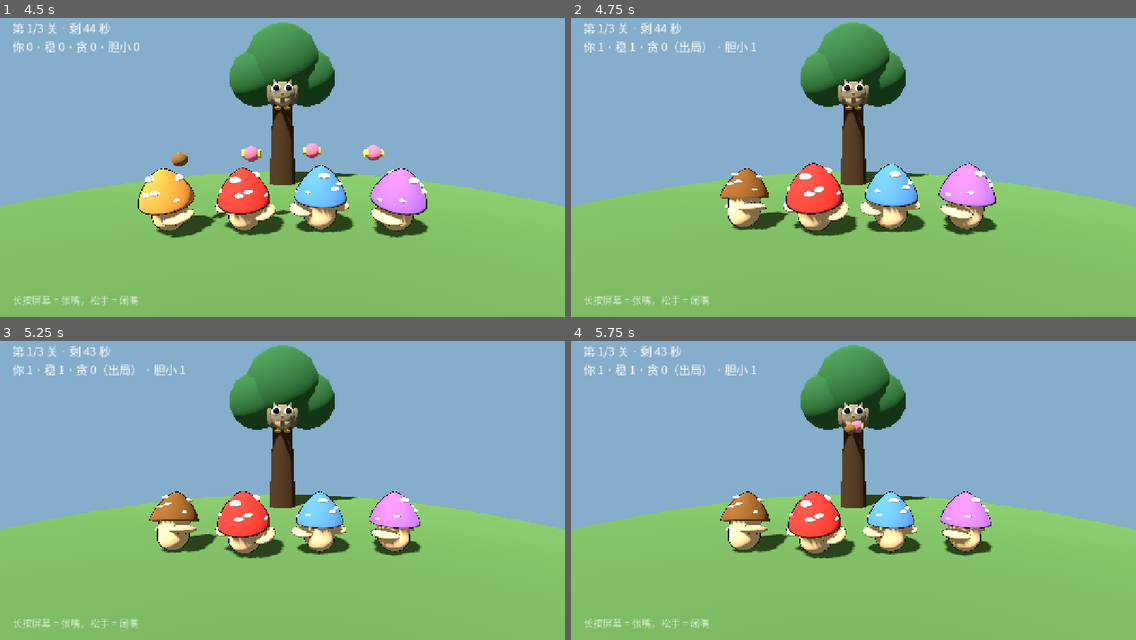
Above: before the commit, frames 1-4 (two rows, left to right).
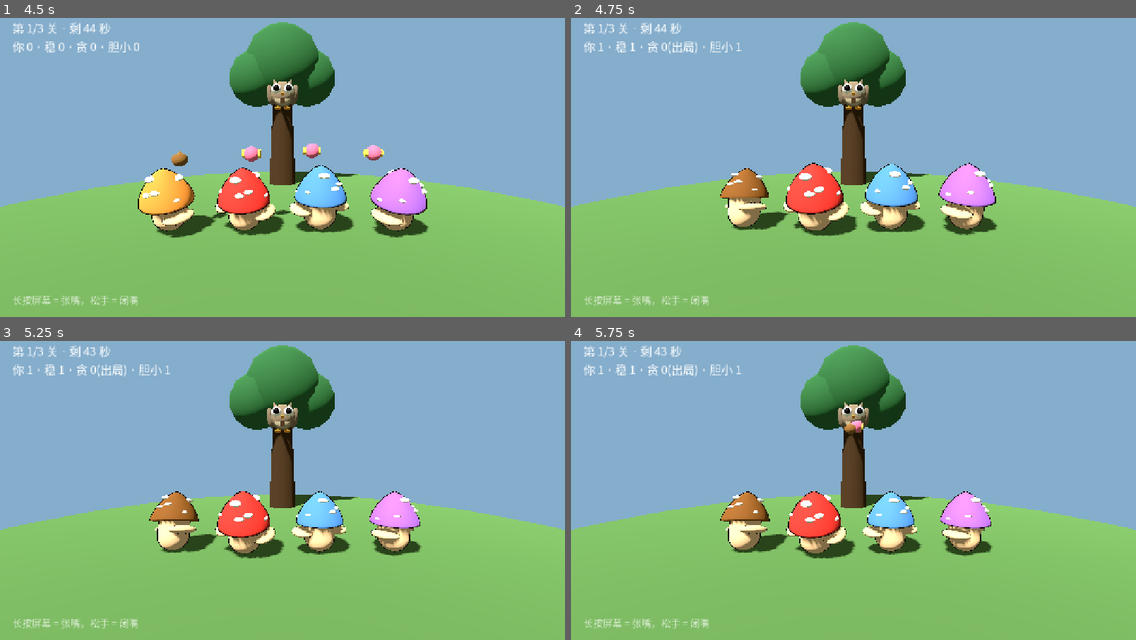
Above: after the commit, the same moments.

Repository: tuzkimo/fungi-party
Game: Godot game, scene res://game/minigame/owl.tscn
Two runs of this game, one before a commit and one after it. Both use one fixed random seed, a clock stepped at 60 frames per second and the inputs below. This scene is started directly instead of the project's main scene.
Inputs (mouse positions are in pixels of both pictures, inside the frame that each line leads up to):
- Up to frame 1 (4.5 s): tap Enter at 0.5, 2.75 s; move the mouse to (406, 143) at 0.52 s; hold D (move_right) 0.53-1.25 s; hold Space (jump) 0.53-1.25 s; click (406, 143) at 0.67 s; drag from (169, 173) to (254, 221) at 1.27 s; tap Space (jump) at 2, 2.3, 3.5, 3.77, 3.8, 4.07 s; move the mouse to (339, 89) at 2.02 s; hold D (move_right) 2.03-2.75 s; hold Shift (run) 2.03-2.75 s; drag from (254, 221) to (113, 110) at 2.77 s; move the mouse to (452, 206) at 3.52 s; hold A (move_left) 3.53-4.25 s; hold Ctrl (orbit) 3.53-4.25 s; drag from (113, 110) to (197, 77) at 4.27 s
- Up to frame 2 (4.75 s): no input
- Up to frame 3 (5.25 s): move the mouse to (310, 481) at 5.02 s; hold S (move_back) from 5.03 s (still down); hold Space (jump) from 5.03 s (still down); click (310, 481) at 5.17 s
- Up to frame 4 (5.75 s): keep holding S (move_back); keep holding Space (jump)

Frame 1 is identical in both runs. In frame 2, 0.3% of the frame differs, in the area x 17-33%, y 7-13%; in frame 3, 0.3%; in frame 4, 0.3%.

Commit message:
修双人实测的四个问题
- 帐篷：二号位加入后多一行「你 / 2P」，换的角色和皮肤落到那个人身上
  （二号位走 Party.set_body/set_skin，只活在这次运行里，不动存档）；
  睡觉和换衣服并排，腾出高度让衣柜最后一档不再出屏
- 森林：两个人谁推摇杆谁带队，镜头交给带队那个（CamRig.set_active），
  一号位停手时二号位能抢到方向盘；睡觉时两个人一起并排躺下
- 双人赛跑：冲刺键从摇杆那半边挪到自己的跳跃键头上，和单人同一套相对位置
- 乱码：衣柜的「？？？」和猫头鹰的「（出局）」改成 ASCII 标点，
  真机系统字体上没有全角问号/括号，会渲染成写着 FF1F 的豆腐块
- 找某一号座位的玩家统一走 Player.of_seat()，别拿玩家组里第一个凑数

Diff:
--- a/game/camera/cam_rig.gd
+++ b/game/camera/cam_rig.gd
@@ -26,6 +26,13 @@
 func _ready() -> void:
 	# 相机是 Player 的子节点，不脱钩就会跟着角色转身一起甩。
 	top_level = true
+
+
+## 森林里领队会换人（谁推摇杆谁带队）：熄掉的那台不算射线、不抢拖动事件。
+func set_active(on: bool) -> void:
+	_camera.current = on
+	set_physics_process(on)
+	set_process_unhandled_input(on)
 
 
 func _find_touch() -> void:
--- a/game/config.gd
+++ b/game/config.gd
@@ -57,7 +57,7 @@
 const CLASSROOM_PATH := "res://game/minigame/classroom.tscn"
 const FOREST_PATH := "res://game/main.tscn"
 
-# v6 同屏双人：二号位在森林里跟着走（不读输入）
+# v6 同屏双人：森林里谁推摇杆谁带队，另一个跟在侧后方
 const PARTY_FOLLOW_GAP := 1.2     # 目标点在一号位身后多远
 ## 侧面让开这么多：正后方会夹在相机和一号位中间，被拍成一张糊满屏的大脸
 const PARTY_FOLLOW_SIDE := 1.1
--- a/game/main.gd
+++ b/game/main.gd
@@ -1,10 +1,12 @@
 extends Node3D
 
 ## 森林（主场景）：同屏双人的二号位在这里生灭，别的地方都不管。
+## 两个人谁推摇杆谁带队：领队自由走、另一个人跟在他身后，镜头跟着领队。
 ## 返回键维持「直接退出游戏」的老行为（赛跑场景自己处理返回键，所以全局关掉了 quit_on_go_back）。
 
 const PLAYER_SCENE := "res://game/player/mushroom.tscn"
 
+var _first: Player = null
 var _second: Player = null
 
 @onready var _join_panel: JoinPanel = $JoinPanel
@@ -14,7 +16,25 @@
 func _ready() -> void:
 	_join_panel.join_pressed.connect(_on_join)
 	_join_panel.leave_pressed.connect(_on_leave)
+	_first = Player.of_seat(get_tree(), 0)
 	_spawn_second()
+
+
+## 领队没推摇杆、另一个人推了，就把方向盘交出去（镜头一并换到新领队身上）。
+func _physics_process(_delta: float) -> void:
+	if _first == null or _second == null:
+		return
+	var lead := _lead()
+	var other := _second if lead == _first else _first
+	if Player.should_swap(lead.wants_to_lead(), other.wants_to_lead()):
+		lead.leader = other
+		lead.set_leading(false)
+		other.leader = null
+		other.set_leading(true)
+
+
+func _lead() -> Player:
+	return _second if _first.leader != null else _first
 
 
 func _on_join(body_id: String, skin_id: String) -> void:
@@ -25,6 +45,10 @@
 func _on_leave() -> void:
 	Party.leave()
 	if _second != null:
+		# 二号位可能正在带队：把方向盘和镜头还给一号位
+		if _first != null:
+			_first.leader = null
+			_first.set_leading(true)
 		_second.queue_free()
 		_second = null
 
@@ -33,13 +57,14 @@
 func _spawn_second() -> void:
 	if _second != null or not Party.joined():
 		return
-	var first := get_tree().get_first_node_in_group("player") as Player
+	var first := Player.of_seat(get_tree(), 0)
 	if first == null:
 		return
+	_first = first
 	var second := load(PLAYER_SCENE).instantiate() as Player
 	second.name = "Player2"
 	second.seat = 1
-	# leader 必须在 add_child 之前给：_ready 里靠它决定要不要造相机
+	# leader 必须在 add_child 之前给：_ready 里靠它决定拿不拿镜头
 	second.leader = first
 	# 位置也必须先摆好再入树：先入树会在原点登记碰撞体，第一帧和一号位重叠，
 	# 两台一起被顶开 —— 一号位会被顶到二号位头上，然后被一路推着走
--- a/game/main.tscn
+++ b/game/main.tscn
@@ -23,9 +23,6 @@
 visible = false
 
 [node name="TouchControls" parent="." instance=ExtResource("3_touch")]
-
-[node name="Surface" parent="TouchControls" index="0"]
-duo = false
 
 [node name="ShopPanel" type="CanvasLayer" parent="."]
 script = ExtResource("4_shop")
--- a/game/minigame/owl_ui.gd
+++ b/game/minigame/owl_ui.gd
@@ -190,7 +190,7 @@
 	for i in scores.size():
 		var name := String(_names[i]) if i < _names.size() else str(i)
 		var out := bool(outs[i]) if i < outs.size() else false
-		parts.append("%s %d%s" % [name, int(scores[i]), "（出局）" if out else ""])
+		parts.append("%s %d%s" % [name, int(scores[i]), "(出局)" if out else ""])
 	_hud.text = "%s\n%s" % [head, " · ".join(parts)]
 
 
@@ -208,7 +208,7 @@
 	var lines := PackedStringArray()
 	for row in rows:
 		var mark := "▶ " if bool(row.get("human", false)) else "　"
-		var out := "（出局）" if bool(row.get("out", false)) else ""
+		var out := "(出局)" if bool(row.get("out", false)) else ""
 		lines.append("%s%s　%d 分%s" % [mark, String(row["name"]), int(row["score"]), out])
 	_rows.text = "
 ".join(lines)
--- a/game/minigame/race_ui.gd
+++ b/game/minigame/race_ui.gd
@@ -15,8 +15,8 @@
 ## 冲刺按钮圆心离锚点的偏移，和跳跃按钮（圆心约 -176,-176）拉开距离，
 ## 免得一次点按既算跳又算冲刺。
 const DASH_CENTER := Vector2(-300.0, -340.0)
-## 双人：冲刺键各在自己那半边、摇杆上方
-const DUO_DASH_CENTER := Vector2(200.0, -390.0)
+## 双人：冲刺键压在自己跳跃键上方（相对位置跟单人一样），不在摇杆那半边
+const DUO_DASH_OFFSET := Vector2(70.0, 340.0)
 
 var _time := 0.0
 var _rank := 1
@@ -102,8 +102,11 @@
 		var dash := DashButton.new()
 		dash.name = "Dash%d" % i
 		if Party.joined():
-			_place(dash, Control.PRESET_BOTTOM_LEFT if i == 0 else Control.PRESET_BOTTOM_RIGHT,
-				DUO_DASH_CENTER * (1.0 if i == 0 else Vector2(-1.0, 1.0)))
+			# 贴着中线左边/右边的那个跳跃键，压在它头上
+			var side := -1.0 if i == 0 else 1.0
+			_place(dash, Control.PRESET_CENTER_BOTTOM, Vector2(
+				(TouchControls.CENTER_GAP + DUO_DASH_OFFSET.x) * side, -DUO_DASH_OFFSET.y
+			))
 		else:
 			_place(dash, Control.PRESET_BOTTOM_RIGHT, DASH_CENTER)
 		var player := i
--- a/game/player/player.gd
+++ b/game/player/player.gd
@@ -4,8 +4,8 @@
 ## 编排层：读输入、走 Movement 的数学、驱动外观动画。
 ## 不引用任何具体 mesh 节点名字，只认 MushroomMesh 的 scale / position。
 ##
-## 同屏双人里二号位是同一个类：seat = 1、leader = 一号位。有 leader 就不读输入、
-## 不带相机，一路追到 leader 身后 —— 森林里只有一个人操控移动。
+## 同屏双人里二号位是同一个类：seat = 1、leader = 一号位。有 leader 就追到 leader 身后。
+## 森林里谁推摇杆谁带队（镜头跟着带队的那个），见 main.gd 的 _physics_process。
 
 @onready var _visual: MushroomMesh = $MushroomMesh
 @onready var _cam: CamRig = $CamRig
@@ -38,6 +38,22 @@
 	if offset.length() <= stop:
 		return Vector3.ZERO
 	return offset.normalized()
+
+
+## 抢方向盘：现在的领队没推摇杆、另一个人推了，就该换人带队。
+static func should_swap(lead_input: bool, other_input: bool) -> bool:
+	return other_input and not lead_input
+
+
+## 某号座位的玩家（森林里可能同时有两个，别拿组里第一个凑数）。
+static func of_seat(tree: SceneTree, seat: int) -> Player:
+	if tree == null:
+		return null
+	for node in tree.get_nodes_in_group("player"):
+		var player := node as Player
+		if player != null and player.seat == seat:
+			return player
+	return null
 
 
 ## 跟随者要去的点：leader 身后 gap 米、往侧面再让开 side 米。
@@ -54,11 +70,20 @@
 func _ready() -> void:
 	Controls.ensure()
 	add_to_group("player")
-	if leader != null and _cam != null:
-		# 跟随者没有镜头：多一条相机只会白做每帧的射线，还会抢拖动事件
-		_cam.free()
-		_cam = null
+	set_leading(leader == null)
 	apply_skin()
+
+
+## 带队的人拿镜头；跟着的那个把镜头熄掉，别白做射线、也别抢拖动事件。
+func set_leading(leading: bool) -> void:
+	if _cam != null:
+		_cam.set_active(leading)
+
+
+## 自己这一帧推了摇杆没有。跟随者只认自己那半边。
+func wants_to_lead() -> bool:
+	_find_touch()
+	return _read_input().length() > 0.05
 
 
 ## 按会话状态把外观刷成「该座位玩家戴着的皮肤 + 选的角色」。
@@ -121,20 +146,22 @@
 	_animate(horizontal.length(), delta)
 
 
-## 摇杆优先，键盘兜底。
+## 摇杆优先，键盘只给一号位兜底。
 func _read_input() -> Vector2:
-	var input := Input.get_vector("move_left", "move_right", "move_forward", "move_back")
-	if _touch != null and _touch.move(0).length() > 0.05:
-		input = _touch.move(0)
+	var input := Vector2.ZERO
+	if seat == 0:
+		input = Input.get_vector("move_left", "move_right", "move_forward", "move_back")
+	if _touch != null and _touch.move(seat).length() > 0.05:
+		input = _touch.move(seat)
 	return input
 
 
 ## 动作键记的是「按着」，跳跃要的是「这一帧刚按下」，边沿检测在这做。
 func _take_touch_jump() -> bool:
-	var want := Input.is_action_just_pressed("jump")
+	var want := seat == 0 and Input.is_action_just_pressed("jump")
 	if _touch == null:
 		return want
-	var held := _touch.held(0)
+	var held := _touch.held(seat)
 	if held and not _prev_touch_held:
 		want = true
 	_prev_touch_held = held
--- a/game/systems/party.gd
+++ b/game/systems/party.gd
@@ -42,3 +42,16 @@
 		var data := Save.read()
 		return {"body": str(data["character"]), "skin": str(data["equipped"])}
 	return _second.duplicate()
+
+
+## 帐篷里给二号位换形象：只改会话状态，不写盘（存档是单人的）。
+static func set_body(body_id: String) -> void:
+	if _second.is_empty():
+		return
+	_second["body"] = BodyCatalog.normalize(body_id)
+
+
+static func set_skin(skin_id: String) -> void:
+	if _second.is_empty():
+		return
+	_second["skin"] = skin_id
--- a/game/ui/meal_panel.gd
+++ b/game/ui/meal_panel.gd
@@ -87,7 +87,7 @@
 	var ok := bool(Day.meal(stamina, meals, coins)["ok"])
 	_eat.disabled = _busy or not ok
 	if ok:
-		_eat.text = "吃一份（%d 币）" % Config.MEAL_COINS
+		_eat.text = "吃一份(%d 币)" % Config.MEAL_COINS
 	elif meals >= Config.MEALS_PER_DAY:
 		_eat.text = "今天吃够了"
 	elif coins < Config.MEAL_COINS:
--- a/game/ui/tent_panel.gd
+++ b/game/ui/tent_panel.gd
@@ -1,14 +1,17 @@
 class_name TentPanel
 extends CanvasLayer
 
-## 走到帐篷口才出现的浮层：睡觉、换帽子。每帧惰性找 tent：场景往返后旧引用会失效。
+## 走到帐篷口才出现的浮层：睡觉、换角色、换帽子。每帧惰性找 tent：场景往返后旧引用会失效。
+## 二号位加入后多一行座位按钮：换的是他那个人的形象（只活在这次运行里，不写盘）。
 
 var _root: Control
 var _stamina: Label
 var _sleep: Button
 var _clothes: Button
+var _seats: HBoxContainer
 var _skins: VBoxContainer
 var _characters: HBoxContainer
+var _seat := 0
 var _built_key := ""
 var _character_key := ""
 
@@ -49,21 +52,38 @@
 	_stamina.horizontal_alignment = HORIZONTAL_ALIGNMENT_CENTER
 	box.add_child(_stamina)
 
+	# 座位行：单人时不出现；双人就选「换谁的形象」
+	_seats = HBoxContainer.new()
+	_seats.add_theme_constant_override("separation", 10)
+	_seats.alignment = BoxContainer.ALIGNMENT_CENTER
+	for seat in Party.MAX:
+		var button := Button.new()
+		button.text = Party.name_of(seat)
+		button.custom_minimum_size = Vector2(120.0, 48.0)
+		button.pressed.connect(_on_pick_seat.bind(seat))
+		UIStyle.style_button(button)
+		_seats.add_child(button)
+	box.add_child(_seats)
+
 	_sleep = Button.new()
 	_sleep.text = "睡到早上"
-	_sleep.custom_minimum_size = Vector2(240.0, 64.0)
-	_sleep.size_flags_horizontal = Control.SIZE_SHRINK_CENTER
+	_sleep.custom_minimum_size = Vector2(240.0, 56.0)
 	_sleep.pressed.connect(_on_sleep)
 	UIStyle.style_button(_sleep)
-	box.add_child(_sleep)
 
 	_clothes = Button.new()
 	_clothes.text = "换衣服"
-	_clothes.custom_minimum_size = Vector2(240.0, 64.0)
-	_clothes.size_flags_horizontal = Control.SIZE_SHRINK_CENTER
+	_clothes.custom_minimum_size = Vector2(240.0, 56.0)
 	_clothes.pressed.connect(_on_clothes)
 	UIStyle.style_button(_clothes)
-	box.add_child(_clothes)
+
+	# 两个动作并排：衣柜展开后已经很满，再分两行最后一档皮肤就出屏了
+	var actions := HBoxContainer.new()
+	actions.alignment = BoxContainer.ALIGNMENT_CENTER
+	actions.add_theme_constant_override("separation", 12)
+	actions.add_child(_sleep)
+	actions.add_child(_clothes)
+	box.add_child(actions)
 
 	# 角色不折叠：它跟皮肤不是一个东西（皮肤是收藏，角色是「我是谁」），藏在二级菜单里会找不到
 	_characters = HBoxContainer.new()
@@ -93,14 +113,26 @@
 func _refresh() -> void:
 	var data := Save.read()
 	_stamina.text = "体力 %d/%d" % [int(data["stamina"]), Config.STAMINA_MAX]
-	if str(data["character"]) != _character_key:
-		_character_key = str(data["character"])
-		_build_character_buttons(_character_key)
-	# _process 每帧都调这里，按钮只在已拥有/穿戴变了时才重建
-	var key := "%s|%s" % [str(data["owned"]), str(data["equipped"])]
+	_sync_seats()
+	var look := Party.look(_seat)
+	var character_key := "%d|%s" % [_seat, str(look["body"])]
+	if character_key != _character_key:
+		_character_key = character_key
+		_build_character_buttons(str(look["body"]))
+	# _process 每帧都调这里，按钮只在已拥有/穿戴/座位变了时才重建
+	var key := "%d|%s|%s" % [_seat, str(data["owned"]), str(look["skin"])]
 	if _skins.visible and key != _built_key:
 		_built_key = key
-		_build_skin_buttons(data)
+		_build_skin_buttons(data, str(look["skin"]))
+
+
+## 二号位不在就藏座位行、回到一号位。
+func _sync_seats() -> void:
+	_seats.visible = Party.joined()
+	if not _seats.visible:
+		_seat = 0
+	for i in _seats.get_child_count():
+		(_seats.get_child(i) as Button).disabled = i == _seat
 
 
 ## 角色一行：免费换，当前的那个按下不动。
@@ -124,11 +156,10 @@
 
 
 ## 一行一档，档位名在行首，按钮带档位描边色。
-func _build_skin_buttons(data: Dictionary) -> void:
+func _build_skin_buttons(data: Dictionary, equipped: String) -> void:
 	for child in _skins.get_children():
 		child.queue_free()
 
-	var equipped := str(data["equipped"])
 	var owned := data["owned"] as PackedStringArray
 	_add_skin_button(_skin_row("默认", Color(0.62, 0.60, 0.64)), "红帽", "", true, equipped == "")
 	for group in SkinCatalog.group_by_rarity():
@@ -138,7 +169,7 @@
 			var has := owned.has(skin.id)
 			_add_skin_button(
 				row,
-				skin.display_name if has else "？？？",
+				skin.display_name if has else "???",
 				skin.id,
 				has,
 				equipped == skin.id,
@@ -160,7 +191,8 @@
 	return row
 
 
-## owned 为假的就是还没抽到：显示「？？？」，点不动，描边减淡。
+## owned 为假的就是还没抽到：显示「???」，点不动，描边减淡。
+## 用半角问号：全角 ？ 在真机系统字体上是豆腐块（见 UIStyle.theme）。
 func _add_skin_button(row: HBoxContainer, text: String, skin_id: String, has: bool, worn: bool) -> void:
 	var button := Button.new()
 	button.text = text
@@ -192,21 +224,40 @@
 	_refresh()
 
 
+## 座位变了：角色行和皮肤行都重建成那个人的。
+func _on_pick_seat(seat: int) -> void:
+	_seat = seat
+	_character_key = ""
+	_built_key = ""
+	_refresh()
+
+
 func _on_pick_character(character_id: String) -> void:
-	if not Save.set_character(character_id):
+	if _seat == 0:
+		if not Save.set_character(character_id):
+			return
+	else:
+		Party.set_body(character_id)
+	_apply_look()
+	_character_key = ""
+	_refresh()
+
+
+func _on_wear(skin_id: String) -> void:
+	if _seat == 0:
+		if not Save.equip(skin_id):
+			return
+	else:
+		Party.set_skin(skin_id)
+	_apply_look()
+	_built_key = ""
+	_refresh()
+
+
+## 只刷改的那一位的外观：另一个人不该跟着变。
+func _apply_look() -> void:
+	if not is_inside_tree():
 		return
-	var player := get_tree().get_first_node_in_group("player") as Player
+	var player := Player.of_seat(get_tree(), _seat)
 	if player != null:
 		player.apply_skin()
-	_character_key = ""
-	_refresh()
-
-
-func _on_wear(skin_id: String) -> void:
-	if not Save.equip(skin_id):
-		return
-	var player := get_tree().get_first_node_in_group("player") as Player
-	if player != null:
-		player.apply_skin()
-	_built_key = ""
-	_refresh()
--- a/game/ui/touch_controls.gd
+++ b/game/ui/touch_controls.gd
@@ -4,7 +4,6 @@
 ## 每个玩家一组「摇杆 + 动作键」，按 finger index 各认各的手指。
 ## 单人：摇杆左下、动作键右下（老布局，手感不动）。
 ## 双人：一号位摇杆贴最左、动作键在中线左边；二号位镜像 —— 两人各用自己那半边。
-## 森林里二号位不走路，那张场景把 duo 关掉，只画一号位那一组。
 
 const STICK_RADIUS := 110.0
 const ACTION_RADIUS := 56.0
@@ -14,7 +13,7 @@
 ## 双人时动作键离屏幕中线多远：两个键之间的空隙就由它决定
 const CENTER_GAP := 170.0
 
-## 关掉 = 只摆一号位那一组（森林用）
+## 关掉 = 只摆一号位那一组
 @export var duo := true
 
 
@@ -28,6 +27,8 @@
 
 
 var _arms: Array[Arm] = []
+## 上次布局是为几个人摆的：二号位随时加入/离队，人数一变就得重摆
+var _laid_out_for := -1
 
 
 static func safe_insets(screen: Vector2i, safe: Rect2i, viewport: Vector2) -> Vector2:
@@ -69,6 +70,11 @@
 	_layout()
 
 
+func _process(_delta: float) -> void:
+	if Party.count() != _laid_out_for:
+		_layout()
+
+
 func _notification(what: int) -> void:
 	if what == NOTIFICATION_RESIZED:
 		_layout()
@@ -82,6 +88,7 @@
 	)
 	# duo 只表示「这张场景允许双人」；真的摆两组还得有人坐在二号位
 	var centers := TouchControls.arm_centers(view, insets, duo and Party.joined())
+	_laid_out_for = Party.count()
 	# 组数变了（森林 ↔ 小游戏）就把多余的手指状态丢掉，别留着一个按死的键
 	while _arms.size() > centers.size():
 		var dropped: Arm = _arms.pop_back()
--- a/game/ui/ui_style.gd
+++ b/game/ui/ui_style.gd
@@ -2,6 +2,8 @@
 
 ## 三个浮层（教室 HUD、商店、校门）共用的外观：
 ## 系统字体（默认字体没有中文字形）、深色面板、看得见的按钮底。
+## 系统字体不是自家的：动态拼进去的文字只用 ASCII 标点（??? 与半角括号），
+## 全角的 ？ （） 在真机上是豆腐块（框里写着 FF1F）。
 
 const BUTTON_COLORS := {
 	"normal": Color(0.24, 0.22, 0.26),
--- a/game/world/day_loop.gd
+++ b/game/world/day_loop.gd
@@ -85,16 +85,23 @@
 	sleeping = true
 	changed.emit()
 
-	var player := get_tree().get_first_node_in_group("player") as Node3D
+	var players: Array[Node3D] = []
+	for body in get_tree().get_nodes_in_group("player"):
+		var node := body as Node3D
+		if node != null:
+			players.append(node)
 	var tent := get_tree().get_first_node_in_group("tent") as Tent
 	var touch := get_tree().get_first_node_in_group("touch_controls") as CanvasItem
 	if touch != null:
 		touch.visible = false
-	if player != null and tent != null:
-		player.set_physics_process(false)
+	if tent != null:
 		var tween := create_tween().set_parallel(true)
-		tween.tween_property(player, "global_position", tent.bed_global_position() + Vector3(0.0, 0.35, 0.0), LIE_SECONDS)
-		tween.tween_property(player, "rotation:z", -PI / 2.0, LIE_SECONDS)
+		# 双人就并排躺：二号位这时候可能正在带队，他也不能继续走
+		for i in players.size():
+			players[i].set_physics_process(false)
+			var bed := tent.bed_global_position() + Vector3(0.45 * float(i), 0.35, 0.0)
+			tween.tween_property(players[i], "global_position", bed, LIE_SECONDS)
+			tween.tween_property(players[i], "rotation:z", -PI / 2.0, LIE_SECONDS)
 		await tween.finished
 
 	await get_tree().create_timer(0.3).timeout
@@ -104,10 +111,11 @@
 	time_of_day = Config.MORNING_TIME
 	refresh()
 
-	if player != null and tent != null:
-		player.global_position = tent.global_position + Vector3(0.0, 0.3, 1.2)
-		player.rotation.z = 0.0
-		player.set_physics_process(true)
+	if tent != null:
+		for i in players.size():
+			players[i].global_position = tent.global_position + Vector3(0.45 * float(i), 0.3, 1.2)
+			players[i].rotation.z = 0.0
+			players[i].set_physics_process(true)
 	if touch != null:
 		touch.visible = true
 
--- a/tests/test_party.gd
+++ b/tests/test_party.gd
@@ -44,3 +44,20 @@
 	Party.leave()
 	check(not Party.joined(), "离队回单人")
 	check_eq(Party.count(), 1, "又只剩一个人")
+
+
+## 帐篷里给二号位换形象：只改会话状态，一号位的存档不动。
+func test_set_look_only_touches_the_second_seat() -> void:
+	Party.join("red", "")
+	var saved := Save.read()
+	Party.set_body("seafood")
+	Party.set_skin("")
+	check_eq(Party.look(1)["body"], "seafood", "二号位换成了海鲜菇")
+	check_eq(str(Save.read()["character"]), str(saved["character"]), "存档里的角色不变")
+	Party.leave()
+
+
+func test_set_look_without_a_second_player_is_a_noop() -> void:
+	Party.leave()
+	Party.set_body("seafood")
+	check(not Party.joined(), "没二号位时不会被凭空造出来")
--- a/tests/test_player_input.gd
+++ b/tests/test_player_input.gd
@@ -39,3 +39,11 @@
 	var point := Player.follow_point(Vector3.ZERO, Basis.IDENTITY, 1.7, 1.0)
 	check(absf(point.x - 1.0) < 0.001, "往侧面让开（实得 x=%.2f）" % point.x)
 	check(absf(point.z - 1.7) < 0.001, "背后的距离不变")
+
+
+## 森林里抢方向盘：领队没推、另一个人推了才换人（两人都推时不动，免得来回跳）。
+func test_lead_swaps_only_when_the_lead_is_idle() -> void:
+	check(Player.should_swap(false, true), "领队停手、另一个人推了 = 换人")
+	check(not Player.should_swap(true, true), "两个人都推的时候不换")
+	check(not Player.should_swap(false, false), "都没推不换")
+	check(not Player.should_swap(true, false), "领队自己在推不换")
--- a/tests/test_tent_panel.gd
+++ b/tests/test_tent_panel.gd
@@ -53,3 +53,22 @@
 		var mine: bool = button.text == BodyCatalog.display_name("seafood")
 		check_eq(button.disabled, mine, "%s 的禁用状态" % button.text)
 	panel.free()
+
+
+## 二号位加入后，帐篷里选「2P」换的是他那个人的形象（不写盘）。
+func test_seat_switch_targets_the_second_player() -> void:
+	Party.join("red", "")
+	var panel := _open_panel()
+	panel._on_pick_seat(1)
+	panel._on_pick_character("seafood")
+	check_eq(Party.look(1)["body"], "seafood", "二号位换成了海鲜菇")
+	panel.free()
+
+	# 新开一块面板看按钮：不在树里的 queue_free 不会真的删，旧按钮还在
+	var fresh := _open_panel()
+	fresh._on_pick_seat(1)
+	for button in _character_buttons(fresh):
+		var mine: bool = button.text == BodyCatalog.display_name("seafood")
+		check_eq(button.disabled, mine, "二号位当前角色高亮为 %s" % button.text)
+	fresh.free()
+	Party.leave()
Not shown, changed: AGENTS.md
